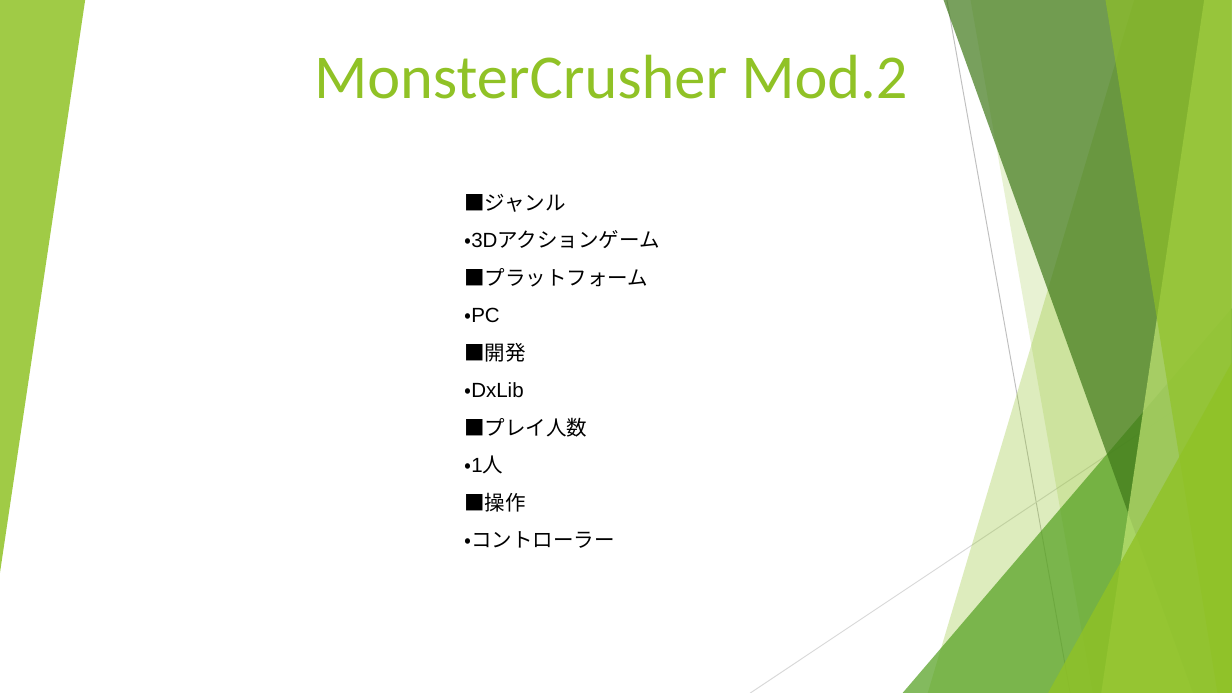
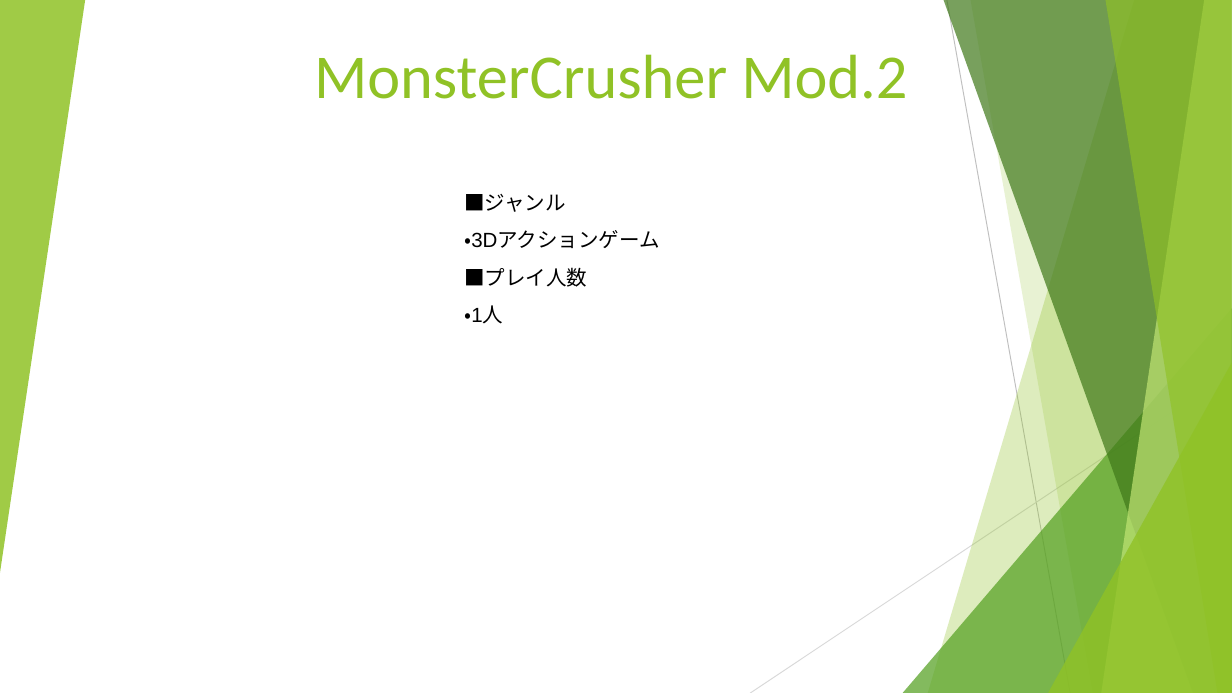
Before and after one commit to Remy-1216/MonsterCrusher, a slide deck: slide 1 of MonsterCrusher Mod.pptx. Drawn at 1232x693 pixels with LibreOffice and Linux fonts; fonts in the diff are those of the drawing. Boxes give left, top, right and bottom in pixels: in the first picture for what was removed or moved away, otherwise in the second. Text is boxed around its words. In the diff, an @@ line names an element or a change of style, - is before the commit and + after.

```diff
--- a/MonsterCrusher Mod.pptx
+++ b/MonsterCrusher Mod.pptx
@@ subtitle at (x1=464, y1=268, x2=648, y2=398): paragraphs removed @@
-■プラットフォーム
-・PC
-■開発
-・DxLib
@@ subtitle at (x1=464, y1=492, x2=614, y2=548): paragraphs removed @@
-■操作
-・コントローラー
```
Also in this commit, not shown: 2 other slides changed, 5 other files.
